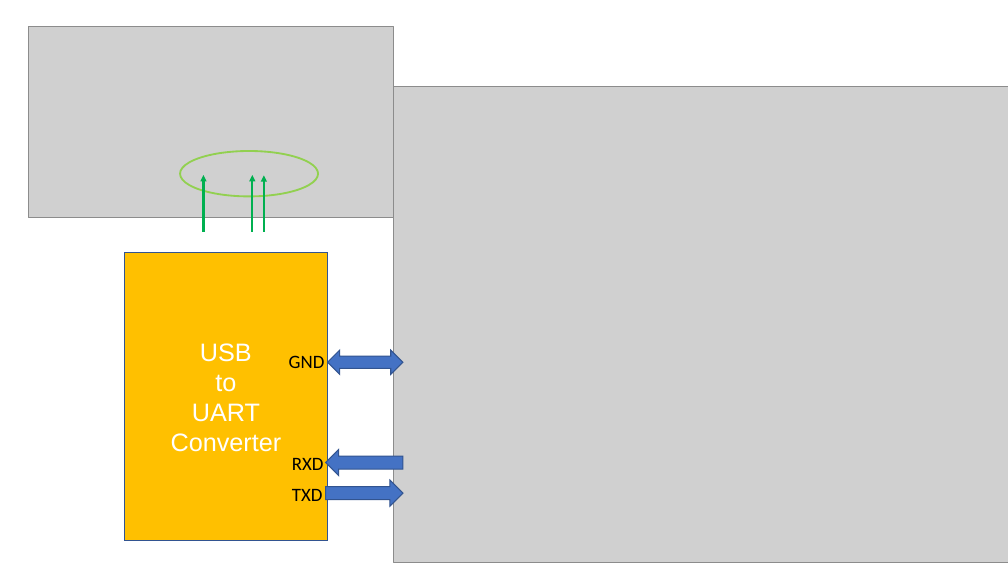
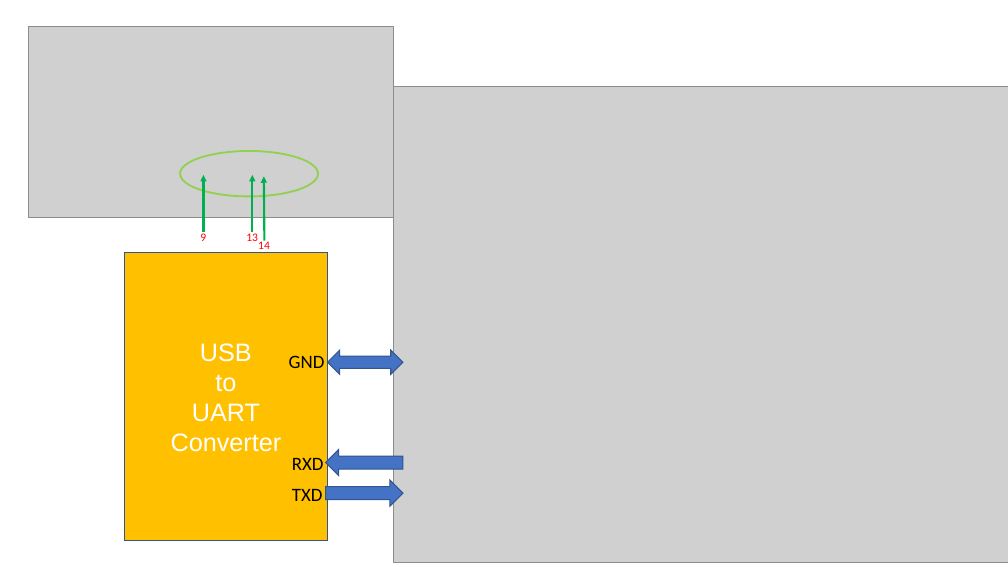
Before and after one commit to MicrochipTech/AzureDemo_AnyCloud, a slide deck: slide 1 of media/WBZ451-IoT_J402.pptx. Drawn at 1008x567 pixels with LibreOffice and Linux fonts; fonts in the diff are those of the drawing; grey boxes stand for pictures. Boxes give left, top, right and bottom in pixels: in the first picture for what was removed or moved away, otherwise in the second. Text is boxed around its words. In the diff, an @@ line names an element or a change of style, - is before the commit and + after.

```diff
--- a/media/WBZ451-IoT_J402.pptx
+++ b/media/WBZ451-IoT_J402.pptx
@@ arrow moved from (264, 232) - (264, 175) to (265, 240) - (264, 176) @@
@@ text added at <box>200,233,206,241</box>, 11 pt, text #FF0000 @@
+9
@@ text added at <box>246,231,258,241</box>, 11 pt, text #FF0000 @@
+13
@@ text added at <box>258,240,270,253</box>, 11 pt, text #FF0000 @@
+14
```
Also in this commit, not shown: 1 other file.
